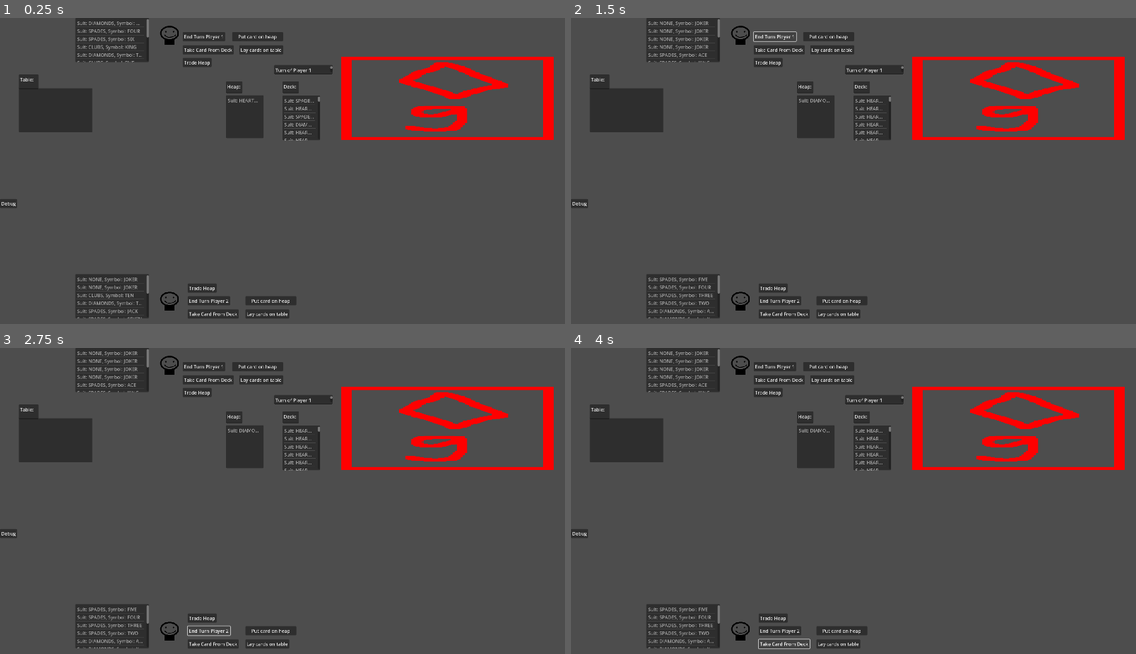
Above: before the commit, frames 1-4 (two rows, left to right).
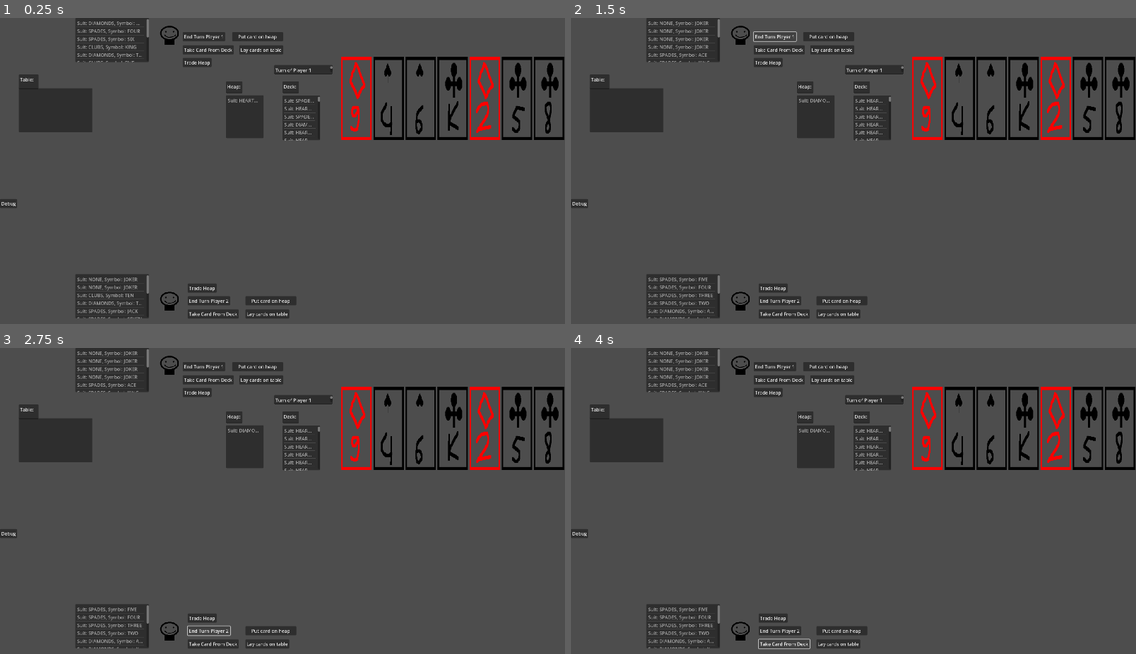
Above: after the commit, the same moments.

Repository: Brentem/JokerRummy
Game: Godot game, scene res://scenes/main.tscn
The game is run twice, just before and just after one commit, with the same random seed, the same clock (stepped at 60 frames per second) and the same inputs.
Inputs:
- Up to frame 1 (0.25 s): no input
- Up to frame 2 (1.5 s): click "Debug" at 0.5 s; click "End Turn Player 1" at 1.25 s
- Up to frame 3 (2.75 s): click "End Turn Player 2" at 2 s
- Up to frame 4 (4 s): click "Take Card From Deck" at 2.75 s; click "Take Card From Deck" at 3.5 s

The runs differ from the first frame. In frame 1, 4.6% of the frame differs, in the area x 60-100%, y 12-40%; in frame 2, 4.6%; in frame 3, 4.6%; in frame 4, 4.6%.

Commit message:
Can add card textures to HBox.

Diff:
--- a/project/scripts/cards_container_manager.gd
+++ b/project/scripts/cards_container_manager.gd
@@ -10,6 +10,5 @@
 	var patch_rect : NinePatchRect = NinePatchRect.new()
 	patch_rect.texture = card.get_node("Sprite2D").texture
 	patch_rect.region_rect = card.get_node("Sprite2D").region_rect
-	var size = Vector2(patch_rect.region_rect.position.x, patch_rect.region_rect.position.y)
-	patch_rect.custom_minimum_size = size
+	patch_rect.custom_minimum_size = patch_rect.region_rect.size
 	$HBoxContainer.add_child(patch_rect)
--- a/project/scripts/main.gd
+++ b/project/scripts/main.gd
@@ -85,9 +85,8 @@
 	var deck : Deck = Deck.new(!debug)
 	uiLogic = UILogic.new(deck, playerList, $ItemLists/HeapList, $ItemLists/TableList, $ItemLists/DeckList, debug)
 
-	#for card in uiLogic._playerCards[0]:
-		#$PlayerOneCardsContainer.add_card(card)
-	$PlayerOneCardsContainer.add_card(uiLogic._playerCards[0][0])
+	for card in uiLogic._playerCards[0]:
+		$PlayerOneCardsContainer.add_card(card)
 
 	var players : Array[Player]
 	players.append($Player1)
